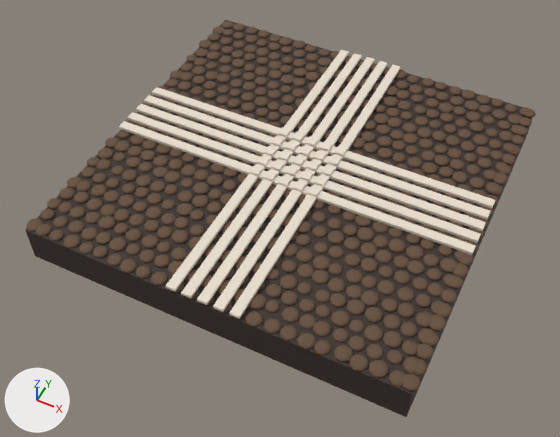
An edit to the glTF model assets/models/20-intersection/20-intersection.glb, drawn before and after from the same camera.
Camera for both pictures: a 50 mm lens placed at (0.613, -1.336, 1.535), pointed at (-0.006, -0.097, -0.014). The lights are fixed; the arrows at lower left show +X, +Y and +Z. The first picture is the older version.

Names of what the first picture shows: 'cobbles', 'slab', 'stripes_h', 'stripes_v'.
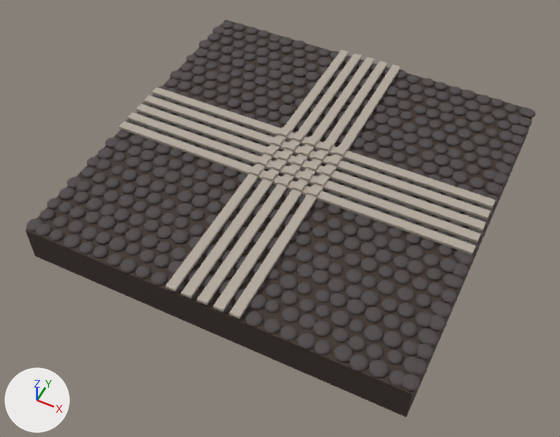
The change, as a diff of the scene's bpy script:
```diff
--- a/assets/models/20-intersection/20-intersection.glb.py
+++ b/assets/models/20-intersection/20-intersection.glb.py
@@ mat_cobble @@
 mat_cobble = principled_material('Cobble')
-mat_cobble.base_color = (0.133, 0.0802, 0.0482)  # brown #66503e
+mat_cobble.base_color = (0.0802, 0.0685, 0.0685)  # dark grey #504a4a
 mat_cobble.roughness = 0.9
@@ mat_stripe @@
 mat_stripe = principled_material('Stripe')
-mat_stripe.base_color = (0.815, 0.723, 0.617)  # pale yellow #e9ddce
+mat_stripe.base_color = (0.445, 0.392, 0.332)  # grey #b2a89c
 mat_stripe.roughness = 0.6
```

Where the change shows, as pixel boxes (x1, y1, x2, y2) in the pictures (560 x 437 px):
'cobbles', recoloured (brown to dark grey): (26, 21, 536, 391) in both
'stripes_h', recoloured (pale yellow to grey): (119, 87, 495, 255) in both
'stripes_v', recoloured (pale yellow to grey): (166, 50, 401, 319) in both
